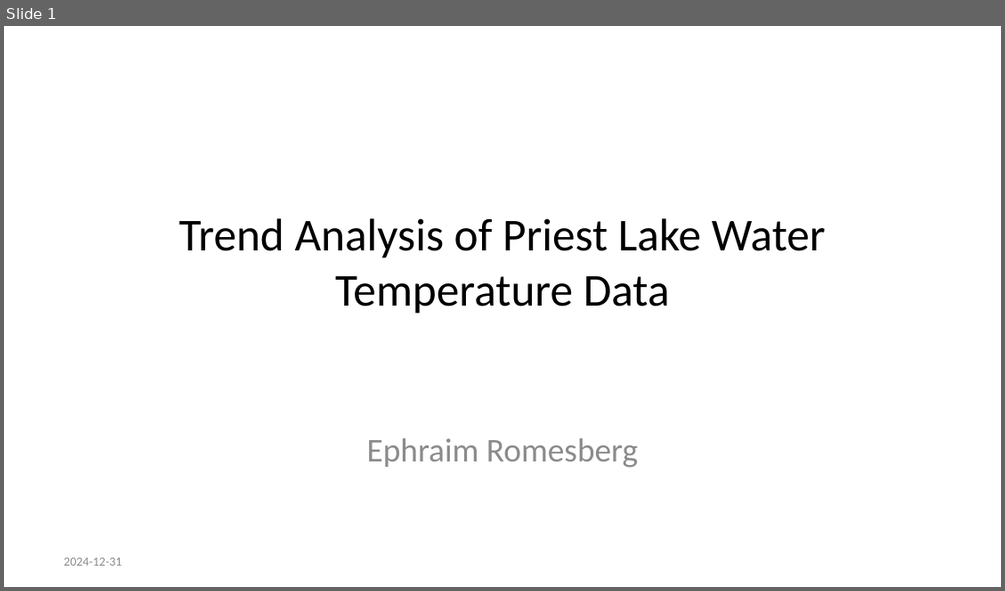
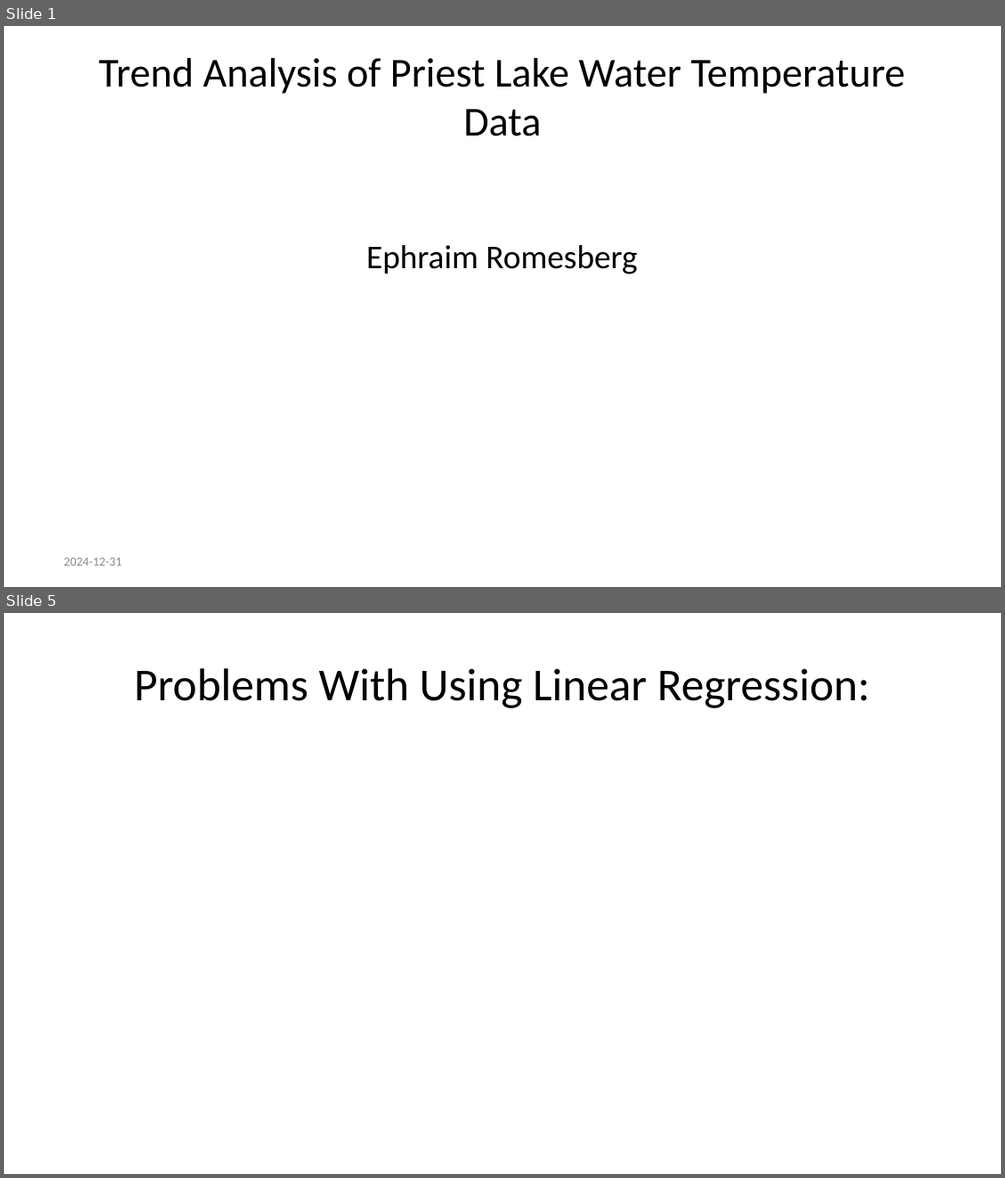
Before and after one commit to Ephraim96/SCA-Trend-Analysis, a slide deck: Trend-Analysis-of-Priest-Lake-Water-Temperature-Data.pptx. Shown one above the other, each under a label of ours: slide 1 before the commit, slides 1 and 5 after it; the slides between them are not shown. The pictures are 1005x591 and 1005x1178 pixels, drawn with LibreOffice and Linux fonts; fonts in the diff are those of the drawing; grey boxes stand for pictures; background and template pictures are left out. Boxes give left, top, right and bottom in pixels: in the first picture for what was removed or moved away, otherwise in the second. Text is boxed around its words. In the diff, an @@ line names an element or a change of style, - is before the commit and + after.

```diff
--- a/Trend-Analysis-of-Priest-Lake-Water-Temperature-Data.pptx
+++ b/Trend-Analysis-of-Priest-Lake-Water-Temperature-Data.pptx
@@ slide 5 added at box(4, 613, 1001, 1174), background #FFFFFF @@
@@ title added at box(134, 668, 870, 708), 33 pt, text #000000 @@
+Problems With Using Linear Regression:
@@ slide 1 changed as well @@
@@ title "Trend Analysis of Priest Lake ...": place and size @@
-title "Trend Analysis of Priest Lake ..." at box(179, 218, 825, 313)
+title "Trend Analysis of Priest Lake ..." at box(98, 58, 906, 136)
@@ title "Trend Analysis of Priest Lake ..." at box(98, 58, 906, 136): size 33 to 29.7 pt @@
@@ text "Ephraim Romesberg": place and size @@
-text "Ephraim Romesberg" at box(367, 438, 638, 467)
+text "Ephraim Romesberg" at box(366, 245, 637, 274)
@@ text "Ephraim Romesberg" at box(366, 245, 637, 274): text colour #8C8C8C to #000000 @@
```
Also in this commit, not shown: 18 other slides added, 4 slides removed, 5 other files.
